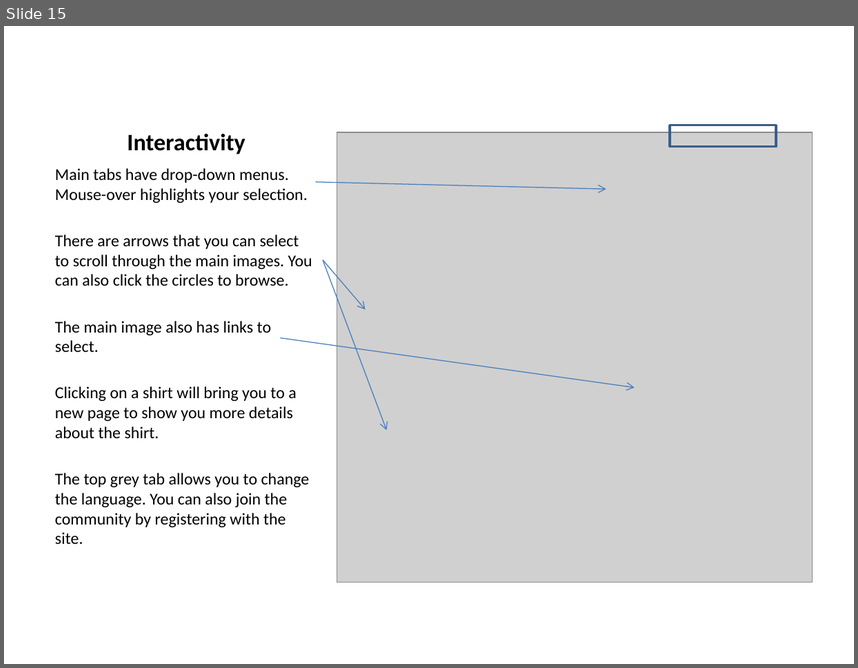
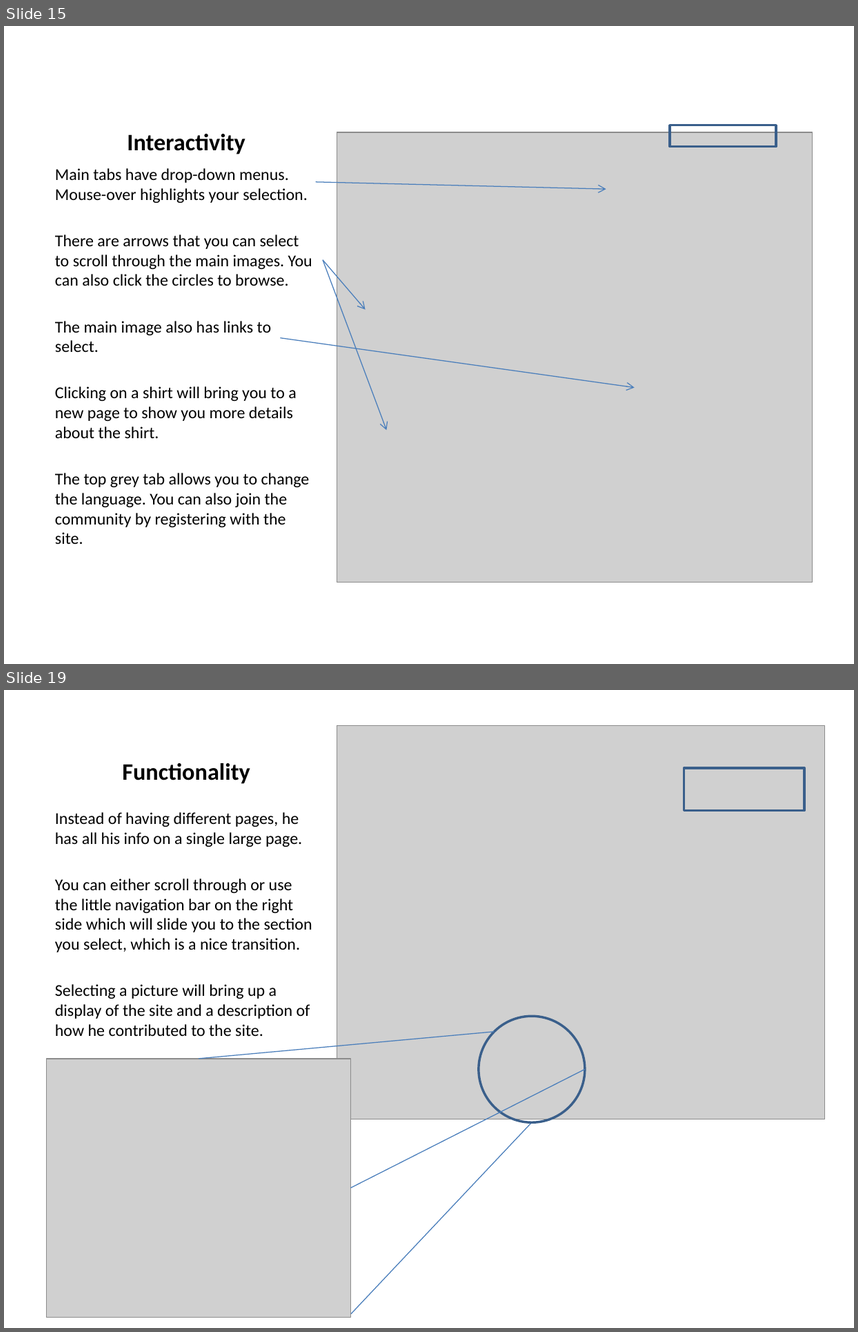
Before and after one commit to pku/portfolio_competitive_analysis, a slide deck: CompetitiveAnalysisPortfolios.pptx. Shown one above the other, each under a label of ours: slide 15 before the commit, slides 15 and 19 after it; the slides between them are not shown. The pictures are 858x668 and 858x1332 pixels, drawn with LibreOffice and Linux fonts; fonts in the diff are those of the drawing; grey boxes stand for pictures. Boxes give left, top, right and bottom in pixels: in the first picture for what was removed or moved away, otherwise in the second. Text is boxed around its words. In the diff, an @@ line names an element or a change of style, - is before the commit and + after.

```diff
--- a/CompetitiveAnalysisPortfolios.pptx
+++ b/CompetitiveAnalysisPortfolios.pptx
@@ slide 19 added at [4,690,854,1328], background #FFFFFF @@
@@ picture added at [337,726,825,1119] @@
@@ title added at [122,763,250,784], 20 pt, text #000000, bold @@
+Functionality
@@ rectangle added at [684,768,805,811], outline #3A5F8C 2 pt @@
@@ text added at [55,812,312,1036], 14 pt, text #000000 @@
+Instead of having different pages, he has all his info on a single large page.
+You can either scroll through or use the little navigation bar on the right side which will slide you to the section you select, which is a nice transition.
+Selecting a picture will bring up a display of the site and a description of how he contributed to the site.
@@ ellipse added at [478,1016,584,1122], outline #3A5F8C 2 pt @@
@@ line added from (495, 1032) to (199, 1058), #4B7EBC 0.75 pt @@
@@ picture added at [47,1058,351,1317] @@
@@ line added from (584, 1069) to (351, 1187), #4B7EBC 0.75 pt @@
@@ line added from (532, 1122) to (351, 1313), #4B7EBC 0.75 pt @@
```
Also in this commit, not shown: 7 slides changed, 9 other slides added.
